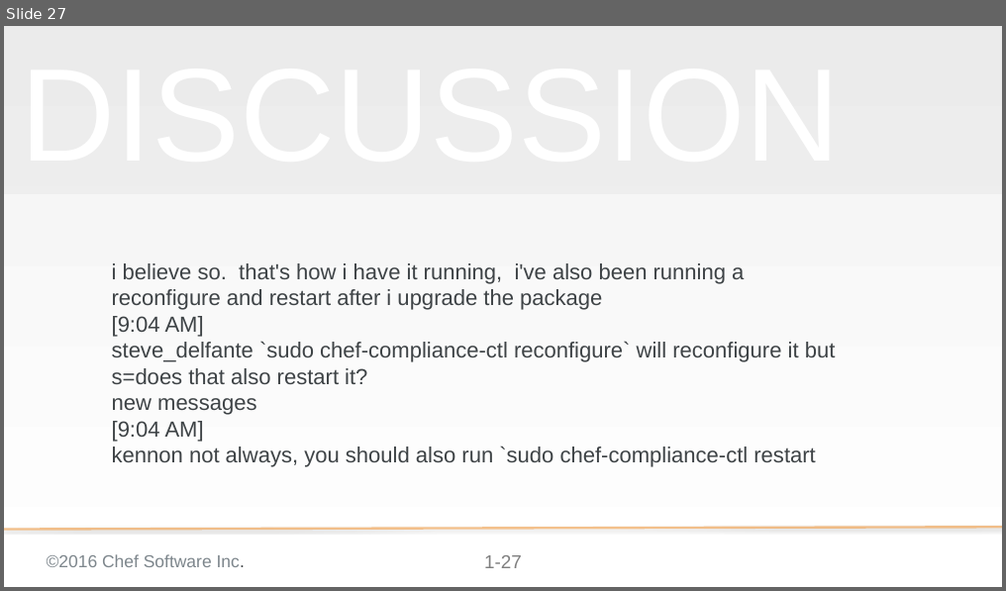
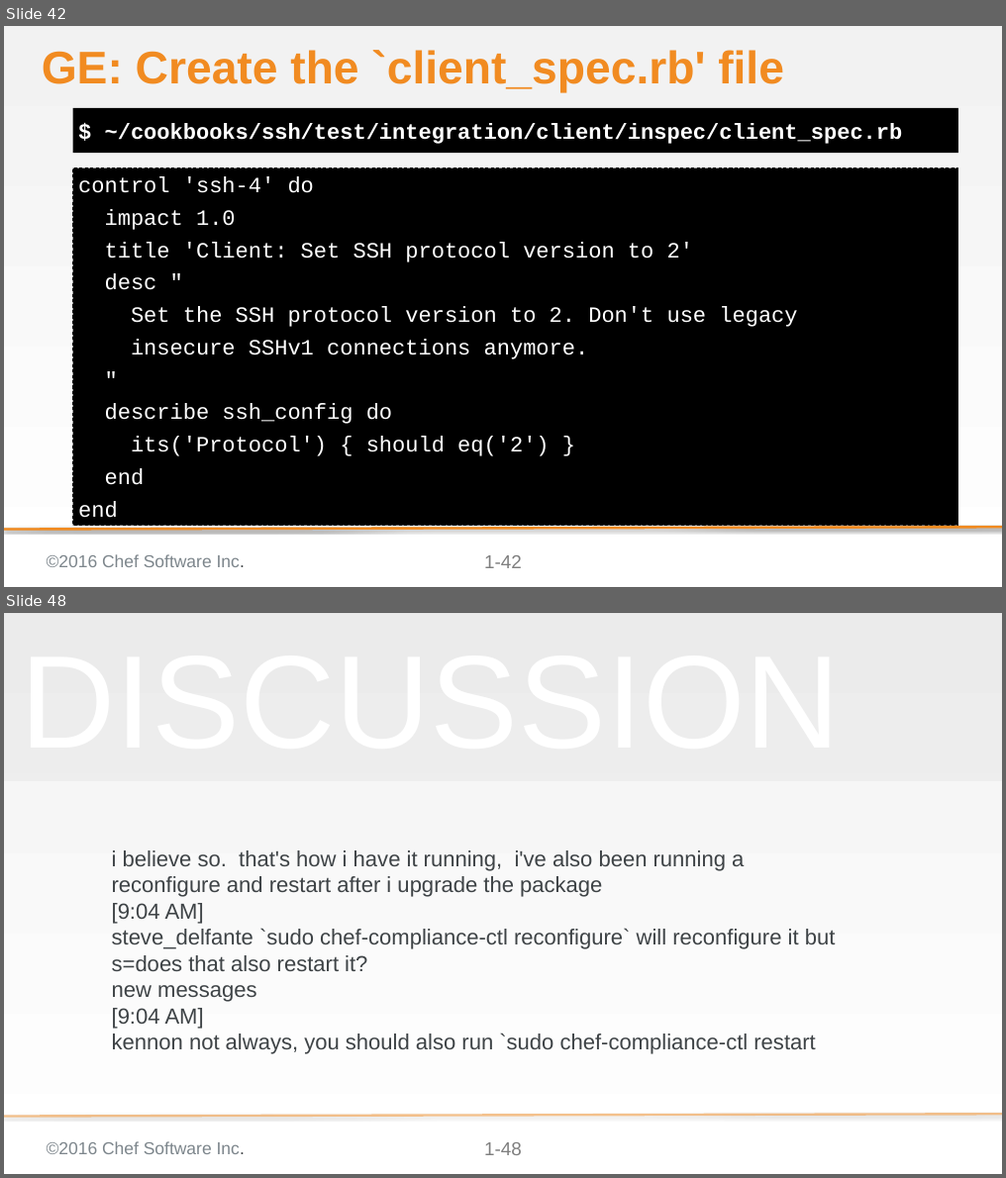
Before and after one commit to bchamby/chef-compliance-installation-configuration-operation, a slide deck: 03-initial-configuration-scans.pptx. Shown one above the other, each under a label of ours: slide 27 before the commit, slides 42 and 48 after it; the slides between them are not shown. The pictures are 1006x591 and 1006x1178 pixels, drawn with LibreOffice and Linux fonts; fonts in the diff are those of the drawing; background and template pictures are left out. Boxes give left, top, right and bottom in pixels: in the first picture for what was removed or moved away, otherwise in the second. Text is boxed around its words. In the diff, an @@ line names an element or a change of style, - is before the commit and + after.

```diff
--- a/03-initial-configuration-scans.pptx
+++ b/03-initial-configuration-scans.pptx
@@ slide 42 added at box(4, 26, 1002, 587), background gradient #F2F2F2 to #FFFFFF; not listed: 3 template elements that a slide beside it also shows @@
@@ title added at box(42, 50, 784, 93), 58.7 pt, text #F18B21, bold @@
+GE: Create the `client_spec.rb' file
@@ text added at box(73, 108, 958, 153), fill #000000, 28 pt, text #FFFFFF, bold @@
+$ ~/cookbooks/ssh/test/integration/client/inspec/client_spec.rb
@@ text added at box(73, 168, 958, 526), fill #000000, outline #000000 1 pt dashed, 28 pt, text #FFFFFF @@
+control 'ssh-4' do
+impact 1.0
+title 'Client: Set SSH protocol version to 2'
+desc "
+Set the SSH protocol version to 2. Don't use legacy
+insecure SSHv1 connections anymore.
+"
+describe ssh_config do
+its('Protocol') { should eq('2') }
+end
+end
@@ line added from (1002, 527) to (4, 530), #F18B21 3 pt @@
@@ what was slide 27 is now slide 48 @@
@@ page number at box(484, 1143, 522, 1156): text changed @@
-1-27
+1-48
```
Also in this commit, not shown: 2 slides changed, 22 other slides added, 2 slides removed.
